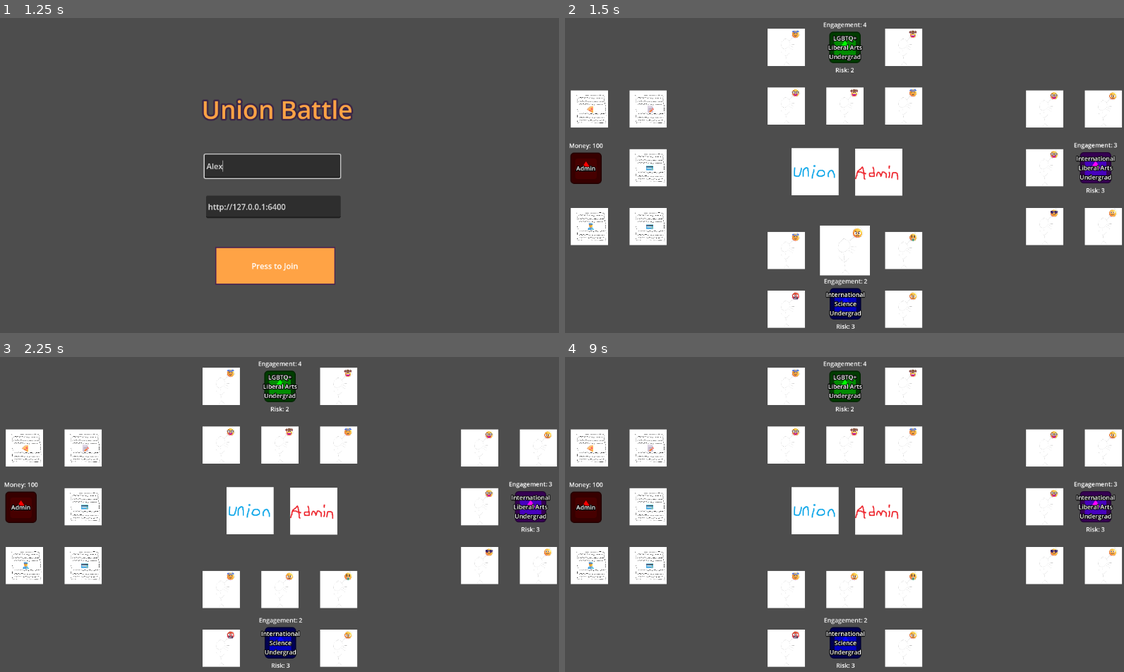
Above: before the commit, frames 1-4 (two rows, left to right).
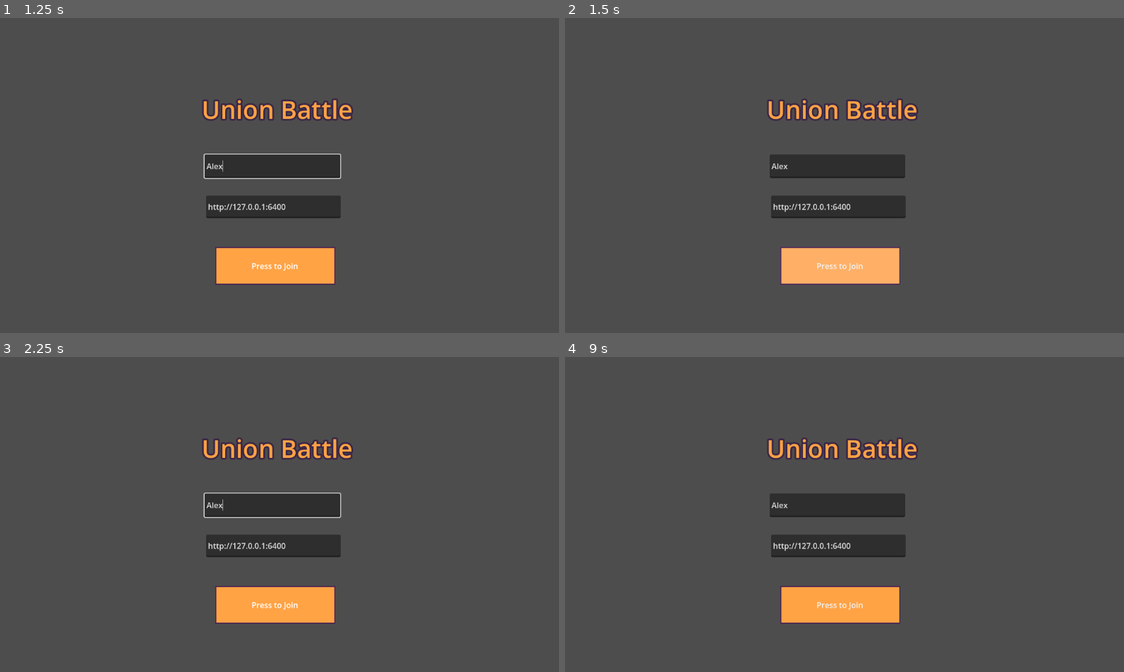
Above: after the commit, the same moments.

Repository: AX-I/Union-Battle
Game: Godot game, scene res://Scenes/start_scene.tscn
Same seed, same stepped clock (60 frames per second), same inputs: the game is played once before the commit and once after it. The engine's default icon, where the game draws it, is replaced by a stand-in: a white triangle on a blue panel in a dark square.
Inputs (mouse positions are in pixels of both pictures, inside the frame that each line leads up to):
- Up to frame 1 (1.25 s): click (273, 166) at 0.52 s; type "Alex" at 0.6 s
- Up to frame 2 (1.5 s): click "Press to Join" at 1.25 s
- Up to frame 3 (2.25 s): click (251, 511) at 2.02 s
- Up to frame 4 (9 s): click (878, 511) at 2.77 s; click (816, 511) at 3.52 s; click (878, 511) at 4.27 s; click (816, 511) at 5.02 s; click (878, 511) at 5.77 s; tap Enter at 6.5, 8 s; drag from (1101, 564) to (905, 385) at 6.52 s; tap Space at 7.25 s; drag from (905, 385) to (1101, 564) at 7.27 s; move the mouse to (844, 590) at 8.02 s; click (844, 590) at 8.17 s; drag from (905, 445) to (844, 590) at 8.77 s

Frame 1 is identical in both runs. In frame 2, 25% of the frame differs, in the area x 0-100%, y 1-99%; in frame 3, 25%; in frame 4, 25%.
Error after the commit: Invalid access to property or key 'id' on a base object of type 'Nil'. (res://Scripts/start_scene_scripts/start_game_button.gd:29)

Commit message:
Formalize join protocol

Diff:
--- a/union-battle/Scripts/start_scene_scripts/start_game_button.gd
+++ b/union-battle/Scripts/start_scene_scripts/start_game_button.gd
@@ -18,7 +18,7 @@
 	Globals.SERVER_ADDR = serv
 	Globals.USERNAME = username
 	req.request_completed.connect(_on_request_completed)
-	req.request(Globals.SERVER_ADDR + '/?user=' + Globals.USERNAME)
+	req.request(Globals.SERVER_ADDR + '/join?user=' + Globals.USERNAME)
 	print('Server ', serv)
 	print('User ', username)
 
@@ -26,4 +26,5 @@
 func _on_request_completed(result, response_code, headers, body):
 	var json = JSON.parse_string(body.get_string_from_utf8())
 	print('Server response ', json)
+	Globals.MY_ID = json['id']
 	get_tree().change_scene_to_file("res://Scenes/strike_scene.tscn")
--- a/union-battle/Scripts/strike_scene_scripts/globals.gd
+++ b/union-battle/Scripts/strike_scene_scripts/globals.gd
@@ -42,6 +42,7 @@
 # Networked Multiplayer
 var SERVER_ADDR: String = ""
 var USERNAME: String = ""
+var MY_ID: int = -1
 
 # Called when the node enters the scene tree for the first time.
 func _ready() -> void:
Not shown, changed: UBServer.py
